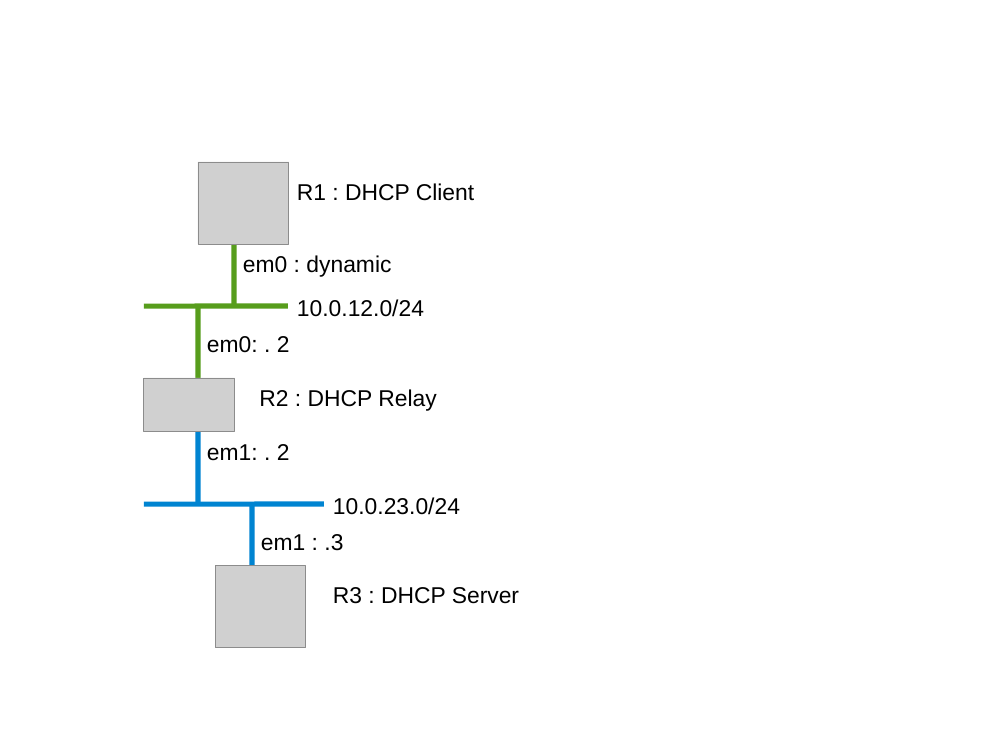
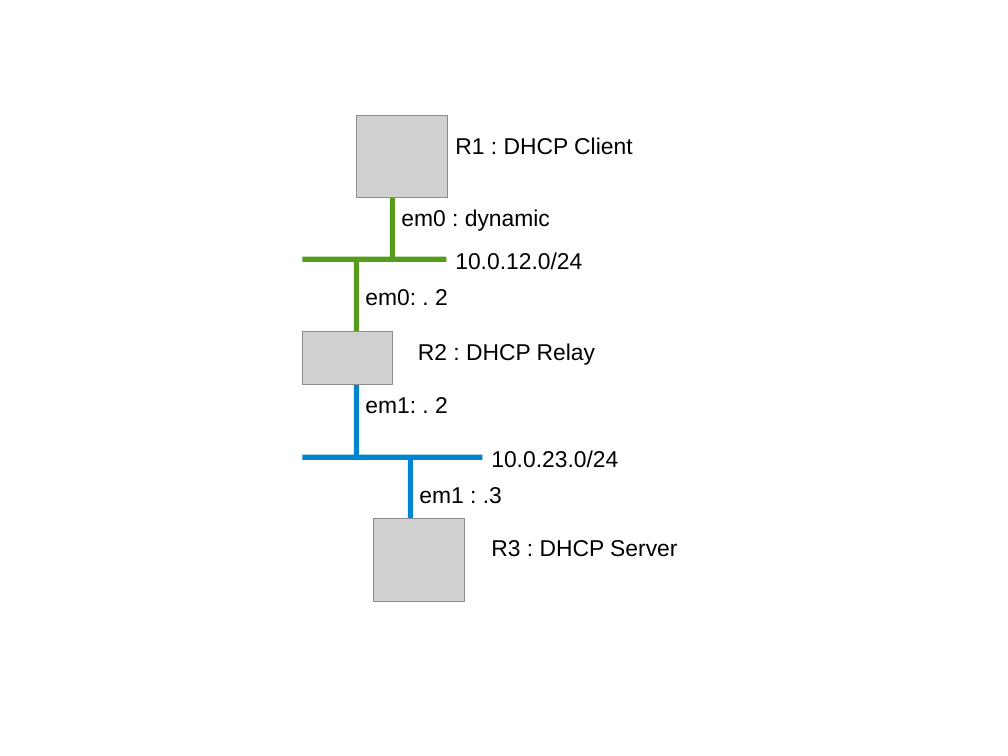
Before and after one commit to wwaites/bsdrp-old, a slide deck: slide 12 of docs/labs.examples.odp (slide 9 before the commit). Drawn at 1008x756 pixels with LibreOffice and Linux fonts; fonts in the diff are those of the drawing; grey boxes stand for pictures. Boxes give left, top, right and bottom in pixels: in the first picture for what was removed or moved away, otherwise in the second. Text is boxed around its words. In the diff, an @@ line names an element or a change of style, - is before the commit and + after.

```diff
--- a/docs/labs.examples.odp
+++ b/docs/labs.examples.odp
@@ text "em0 : dynamic": place and size @@
-text "em0 : dynamic" at [243,255,391,277]
+text "em0 : dynamic" at [401,209,550,231]
@@ line moved from (198, 378) - (198, 306) to (392, 188) - (392, 259) @@
@@ 8 texts, 4 lines, 3 pictures: place and size @@
-8 texts, 4 lines, 3 pictures at [144,162,519,649]
+8 texts, 4 lines, 3 pictures at [303,115,677,602]
@@ line moved from (234, 234) - (234, 306) to (357, 331) - (357, 259) @@
```
Also in this commit, not shown: 2 other slides changed, 4 slides added.
